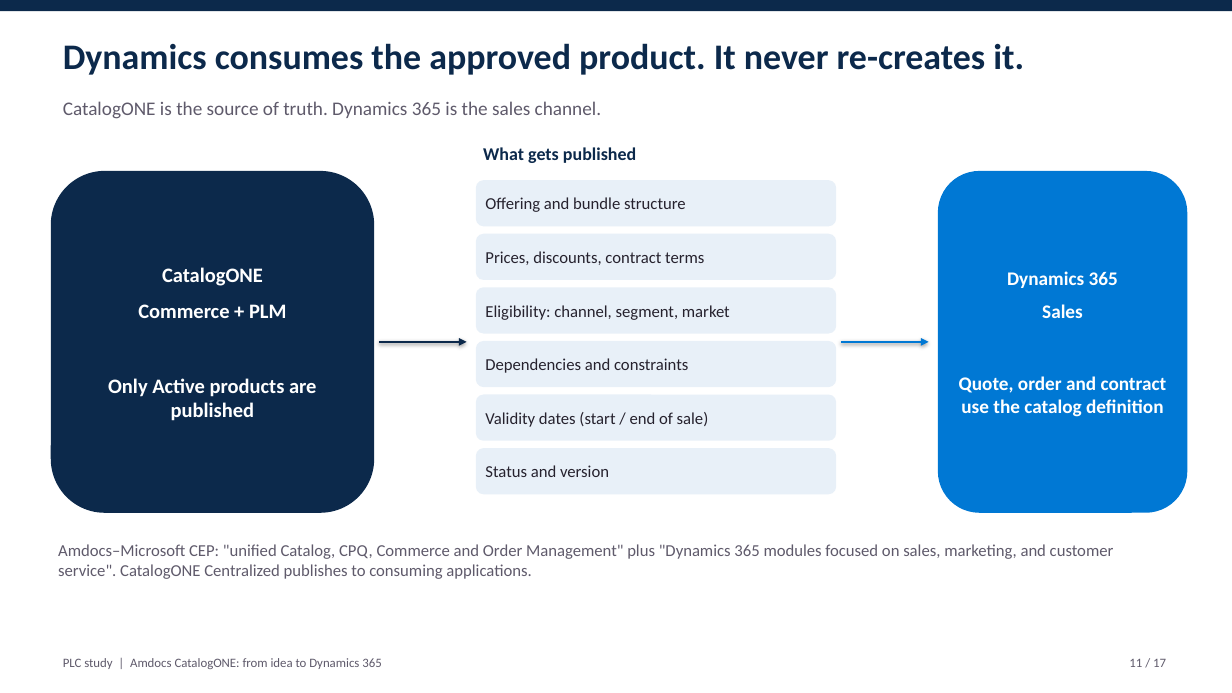
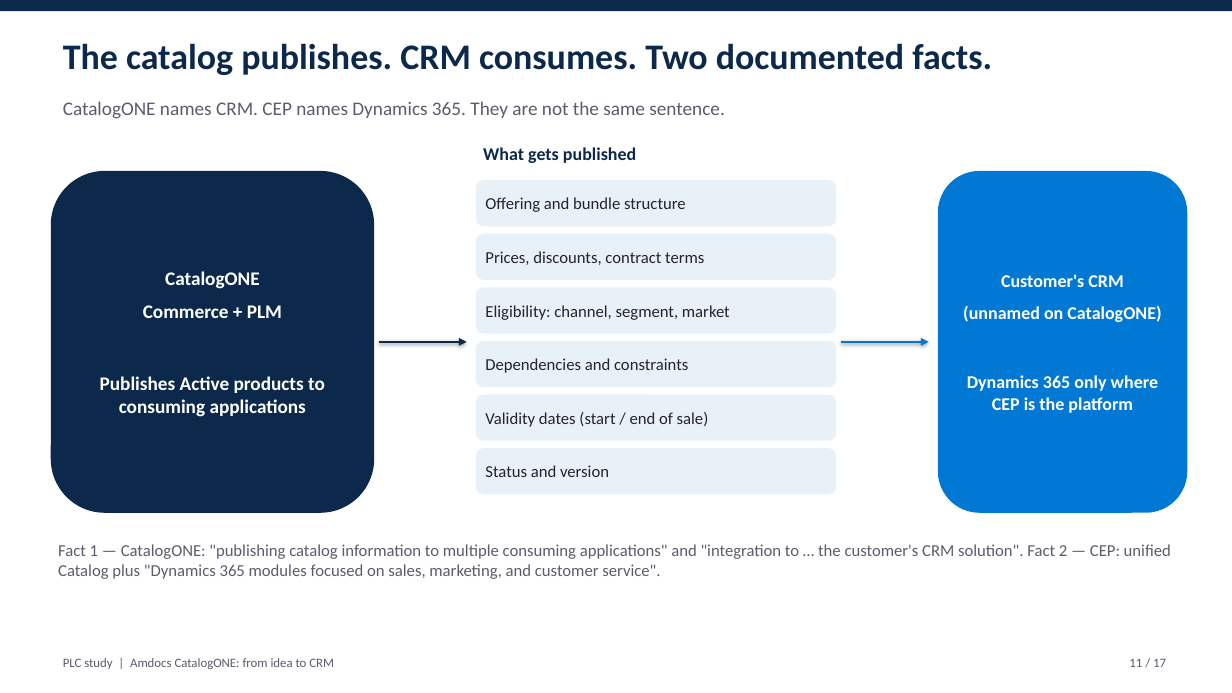
Before and after one commit to abdoe31/learnksa, a slide deck: slide 11 of plc_study/PLC_CatalogONE_Presentation.pptx. Drawn at 1232x693 pixels with LibreOffice and Linux fonts; fonts in the diff are those of the drawing. Boxes give left, top, right and bottom in pixels: in the first picture for what was removed or moved away, otherwise in the second. Text is boxed around its words. In the diff, an @@ line names an element or a change of style, - is before the commit and + after.

```diff
--- a/plc_study/PLC_CatalogONE_Presentation.pptx
+++ b/plc_study/PLC_CatalogONE_Presentation.pptx
@@ text at [63, 43, 992, 75]: text changed @@
-Dynamics consumes the approved product. It never re-creates it.
+The catalog publishes. CRM consumes. Two documented facts.
@@ text at [63, 101, 724, 119]: text changed @@
-CatalogONE is the source of truth. Dynamics 365 is the sales channel.
+CatalogONE names CRM. CEP names Dynamics 365. They are not the same sentence.
@@ text in rounded rectangle at [143, 271, 282, 318]: size 16 to 15 pt in "CatalogONE", "Commerce + PLM" @@
@@ text in rounded rectangle at [963, 274, 1161, 413]: text changed; size 15 to 14 pt @@
-Dynamics 365
-Sales
-Quote, order and contract use the catalog definition
+Customer's CRM
+(unnamed on CatalogONE)
+Dynamics 365 only where CEP is the platform
@@ text in rounded rectangle at [100, 376, 325, 417]: text changed; size 16 to 15 pt @@
-Only Active products are published
+Publishes Active products to consuming applications
@@ text at [58, 544, 1171, 579]: text changed @@
-Amdocs–Microsoft CEP: "unified Catalog, CPQ, Commerce and Order Management" plus "Dynamics 365 modules focused on sales, marketing, and customer service". CatalogONE Centralized publishes to consuming applications.
+Fact 1 — CatalogONE: "publishing catalog information to multiple consuming applications" and "integration to … the customer's CRM solution". Fact 2 — CEP: unified Catalog plus "Dynamics 365 modules focused on sales, marketing, and customer service".
@@ text at [63, 658, 334, 669]: text changed @@
-PLC study | Amdocs CatalogONE: from idea to Dynamics 365
+PLC study | Amdocs CatalogONE: from idea to CRM
```
Also in this commit, not shown: 16 other slides changed, 4 other files.
